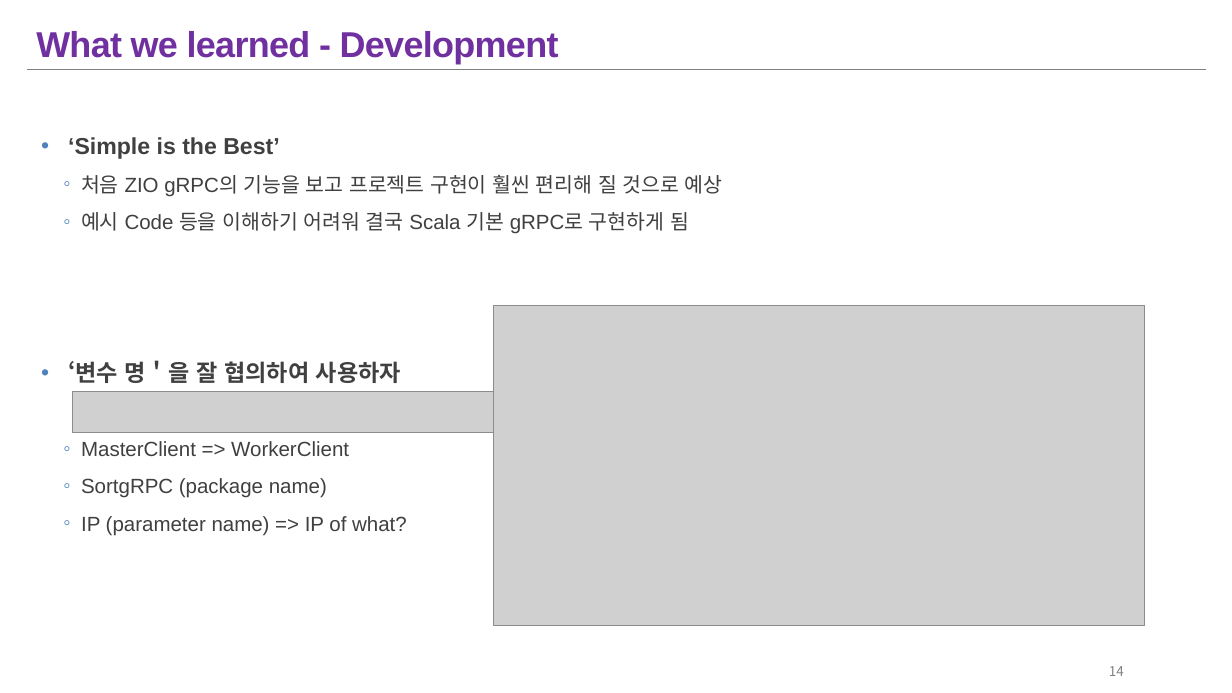
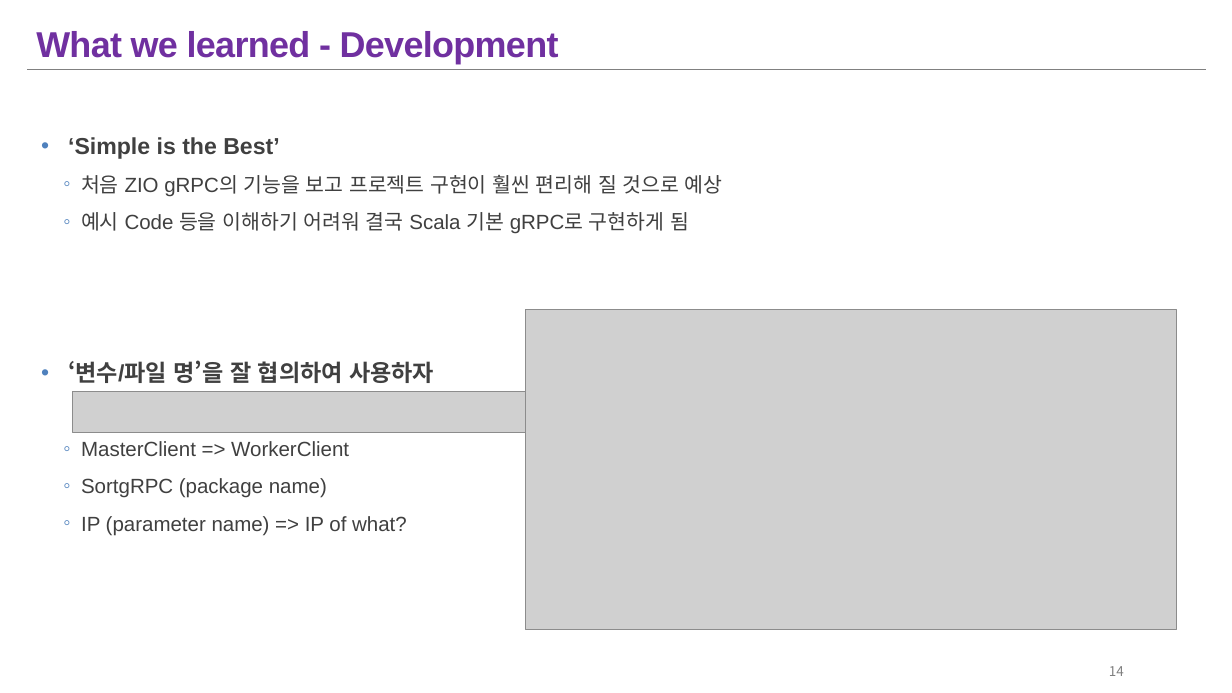
Before and after one commit to Silation/332project, a slide deck: slide 14 of Final presentation.pptx. Drawn at 1232x693 pixels with LibreOffice and Linux fonts; fonts in the diff are those of the drawing; grey boxes stand for pictures. Boxes give left, top, right and bottom in pixels: in the first picture for what was removed or moved away, otherwise in the second. Text is boxed around its words. In the diff, an @@ line names an element or a change of style, - is before the commit and + after.

```diff
--- a/Final presentation.pptx
+++ b/Final presentation.pptx
@@ picture moved from (x1=494, y1=305, x2=1145, y2=626) to (x1=526, y1=310, x2=1177, y2=630) @@
@@ text at (x1=68, y1=360, x2=434, y2=383): text changed @@
-• ‘변수 명＇을 잘 협의하여 사용하자
+• ‘변수/파일 명’을 잘 협의하여 사용하자
```
Also in this commit, not shown: 4 other slides changed.
